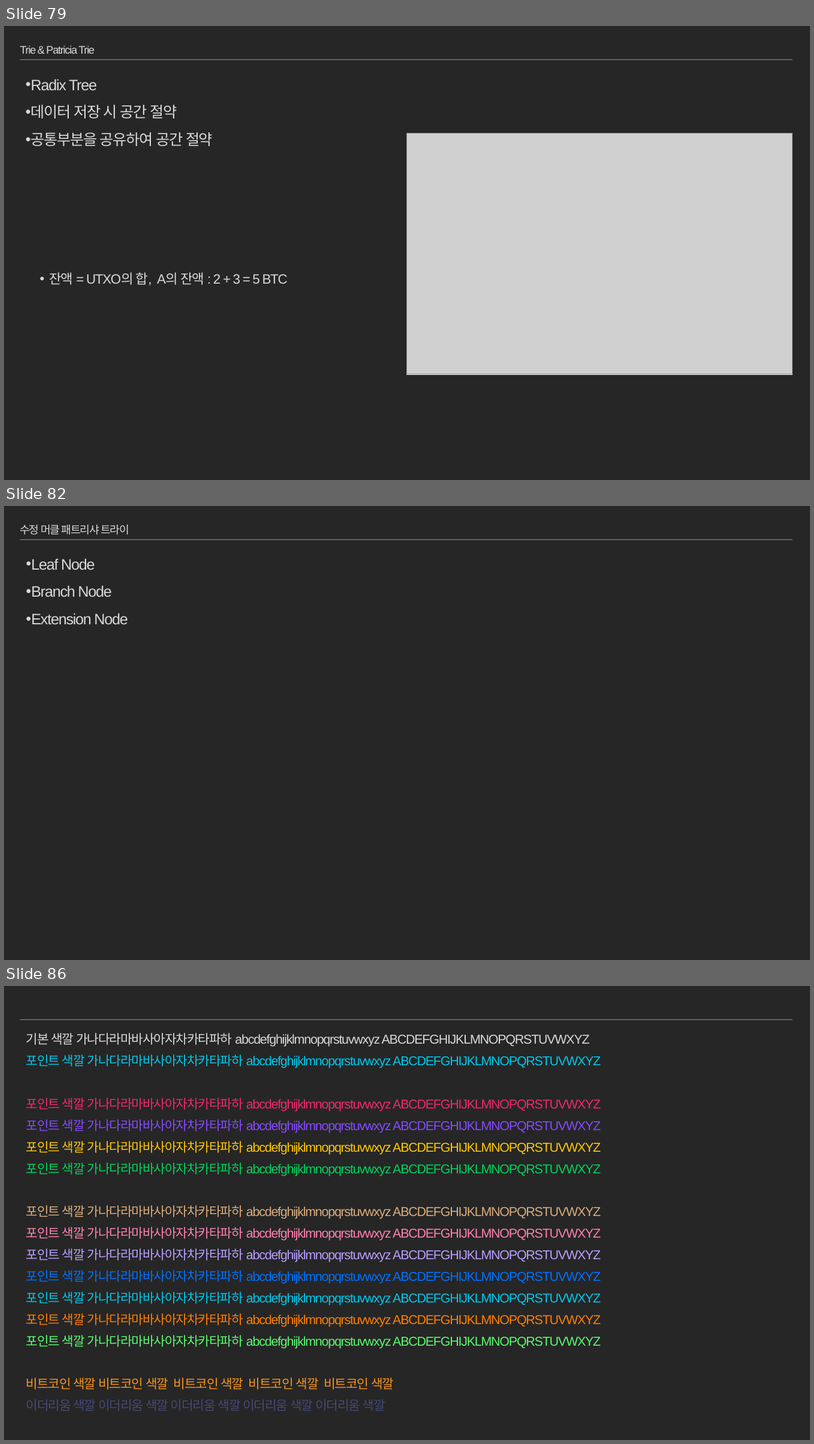
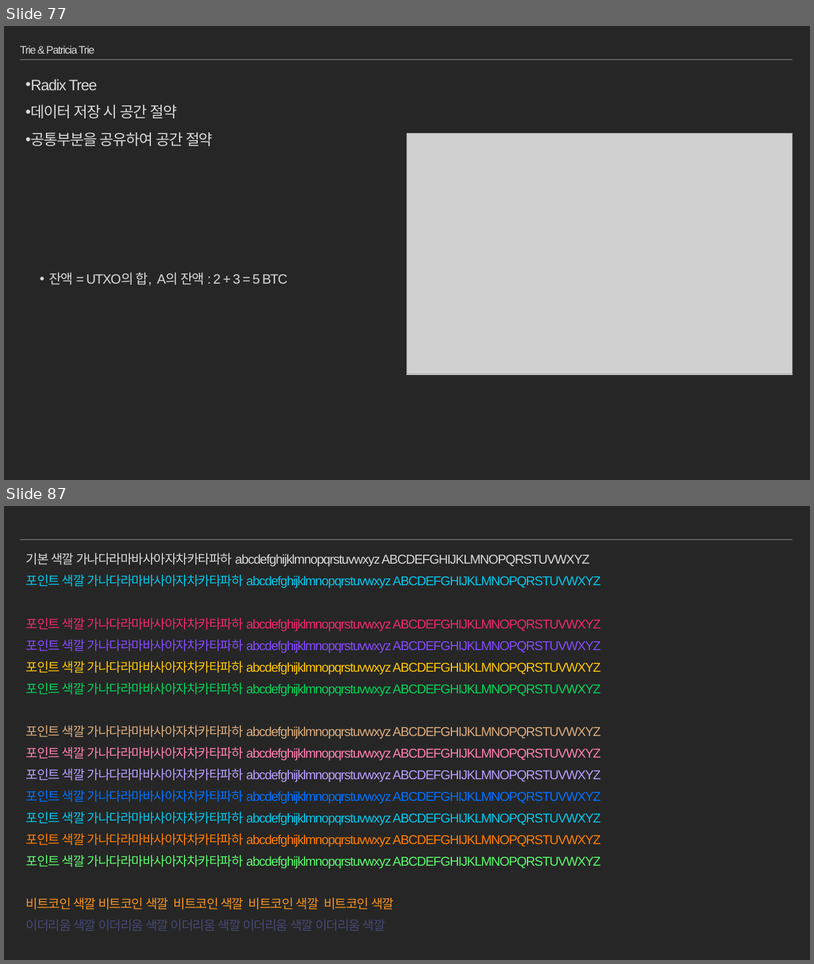
Before and after one commit to moss0801/blockchain-doc, a slide deck: General/Blockchain Part2.pptx. Shown one above the other, each under a label of ours: slides 79, 82 and 86 before the commit, slides 77 and 87 after it; the slides between them are not shown. The pictures are 814x1444 and 814x964 pixels, drawn with LibreOffice and Linux fonts; fonts in the diff are those of the drawing; grey boxes stand for pictures. Boxes give left, top, right and bottom in pixels: in the first picture for what was removed or moved away, otherwise in the second. Text is boxed around its words. In the diff, an @@ line names an element or a change of style, - is before the commit and + after.

```diff
--- a/General/Blockchain Part2.pptx
+++ b/General/Blockchain Part2.pptx
@@ slide 82 removed at [4, 506, 810, 960], background #262626; not listed: 1 template element that a slide beside it also shows @@
@@ title removed at [20, 525, 129, 535] @@
-수정 머클 패트리샤 트라이
@@ text removed at [26, 558, 128, 625] @@
-• Leaf Node
-• Branch Node
-• Extension Node
@@ what was slide 79 is now slide 77 @@
@@ what was slide 86 is now slide 87 @@
```
Also in this commit, not shown: 6 slides changed, 8 slides added, 6 other slides removed, 1 other file.
